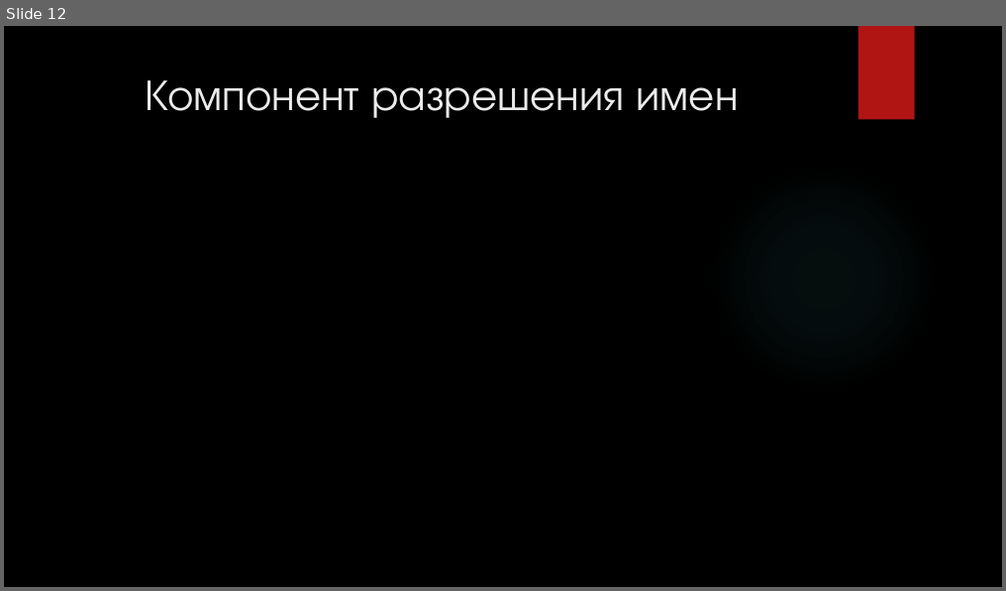
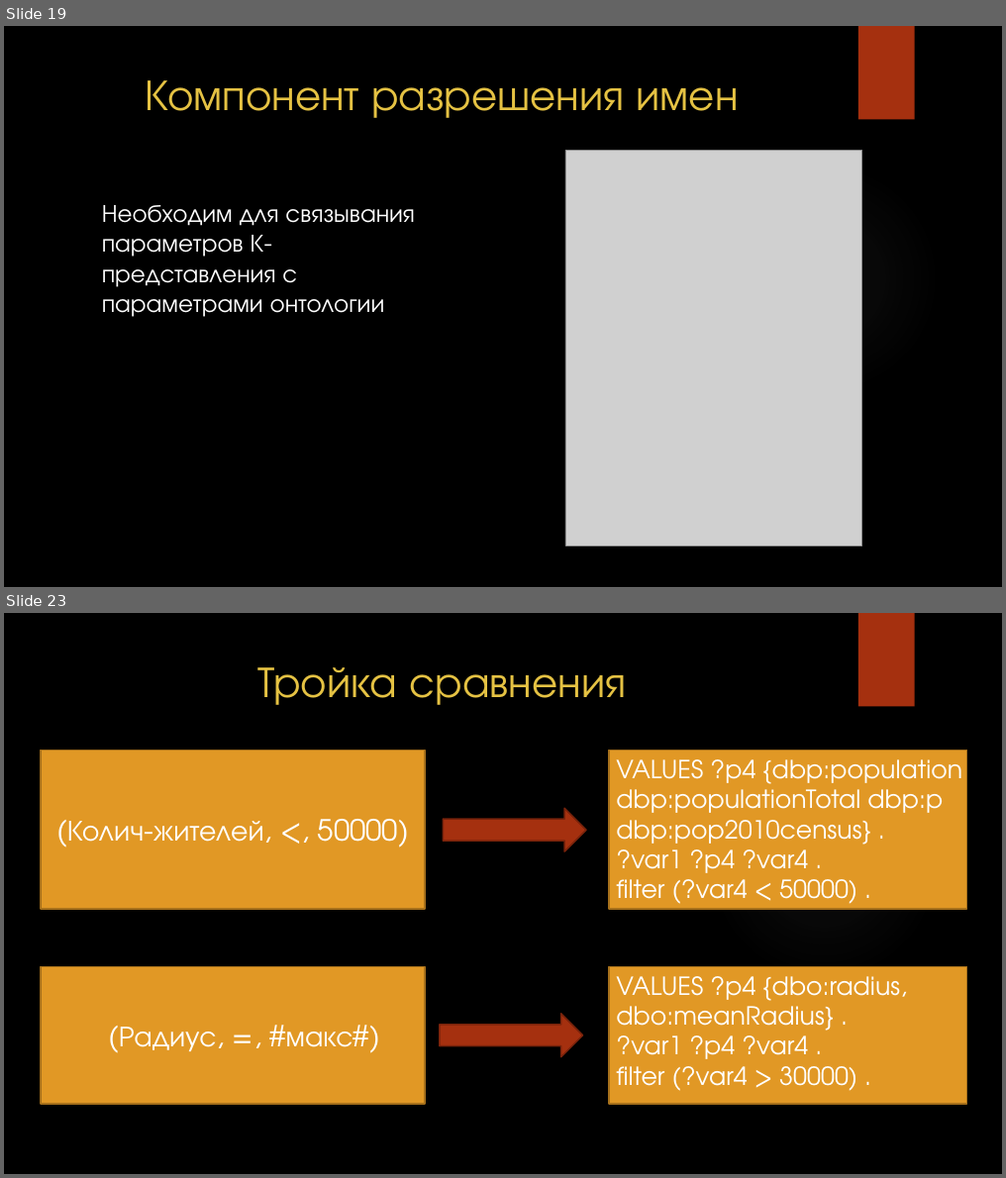
Before and after one commit to docNemo/diplom, a slide deck: Презентация/Принципы проектирования СОЕЯ интерфейсов.pptx. Shown one above the other, each under a label of ours: slide 12 before the commit, slides 19 and 23 after it; the slides between them are not shown. The pictures are 1006x591 and 1006x1178 pixels, drawn with LibreOffice and Linux fonts; fonts in the diff are those of the drawing; grey boxes stand for pictures; background and template pictures are left out. Boxes give left, top, right and bottom in pixels: in the first picture for what was removed or moved away, otherwise in the second. Text is boxed around its words. In the diff, an @@ line names an element or a change of style, - is before the commit and + after.

```diff
--- a/Презентация/Принципы проектирования СОЕЯ интерфейсов.pptx
+++ b/Презентация/Принципы проектирования СОЕЯ интерфейсов.pptx
@@ slide 23 added at <box>4,613,1002,1174</box>, background picture (left out); not listed: 2 template elements that a slide beside it also shows @@
@@ title added at <box>257,667,626,705</box>, 42 pt, text #E5C243 @@
+Тройка сравнения
@@ rectangle added at <box>41,751,425,909</box>, fill #E19825, outline #A6701B 1.5 pt @@
@@ rectangle added at <box>609,751,967,909</box>, fill #E19825, outline #A6701B 1.5 pt @@
@@ text added at <box>616,760,962,910</box>, 24 pt, text #FFFFFF @@
+VALUES ?p4 {dbp:population dbp:populationTotal dbp:p dbp:pop2010census} .
+?var1 ?p4 ?var4 .
+filter (?var4 < 50000) .
@@ text added at <box>67,819,409,848</box>, 28 pt, text #FFFFFF @@
+(Колич-жителей, <, 50000)
@@ right arrow added at <box>443,808,586,852</box>, fill #A5300F, outline #7A240B 1.5 pt @@
@@ rectangle added at <box>41,967,425,1104</box>, fill #E19825, outline #A6701B 1.5 pt @@
@@ rectangle added at <box>609,967,967,1104</box>, fill #E19825, outline #A6701B 1.5 pt @@
@@ text added at <box>616,976,907,1091</box>, 24 pt, text #FFFFFF @@
+VALUES ?p4 {dbo:radius, dbo:meanRadius} .
+?var1 ?p4 ?var4 .
+filter (?var4 > 30000) .
@@ text added at <box>119,1025,379,1054</box>, 28 pt, text #FFFFFF @@
+(Радиус, =, #макс#)
@@ right arrow added at <box>440,1014,583,1058</box>, fill #A5300F, outline #7A240B 1.5 pt @@
@@ what was slide 12 is now slide 19 @@
@@ slide 19 changed as well @@
@@ rectangle at <box>858,26,915,120</box>: fill #B01513 to #A5300F @@
@@ title "Компонент разрешения имен" at <box>146,80,739,118</box>: text colour #EBEBEB to #E5C243 @@
@@ picture added at <box>565,151,862,547</box> @@
@@ ellipse at <box>709,163,939,393</box>: fill gradient #50B9C1 to gradient #848484 @@
@@ text added at <box>102,205,414,317</box>, 24 pt, text #FFFFFF @@
+Необходим для связывания параметров К-представления с параметрами онтологии
```
Also in this commit, not shown: 21 other slides changed, 5 other slides added, 5 slides removed, 15 other files.
